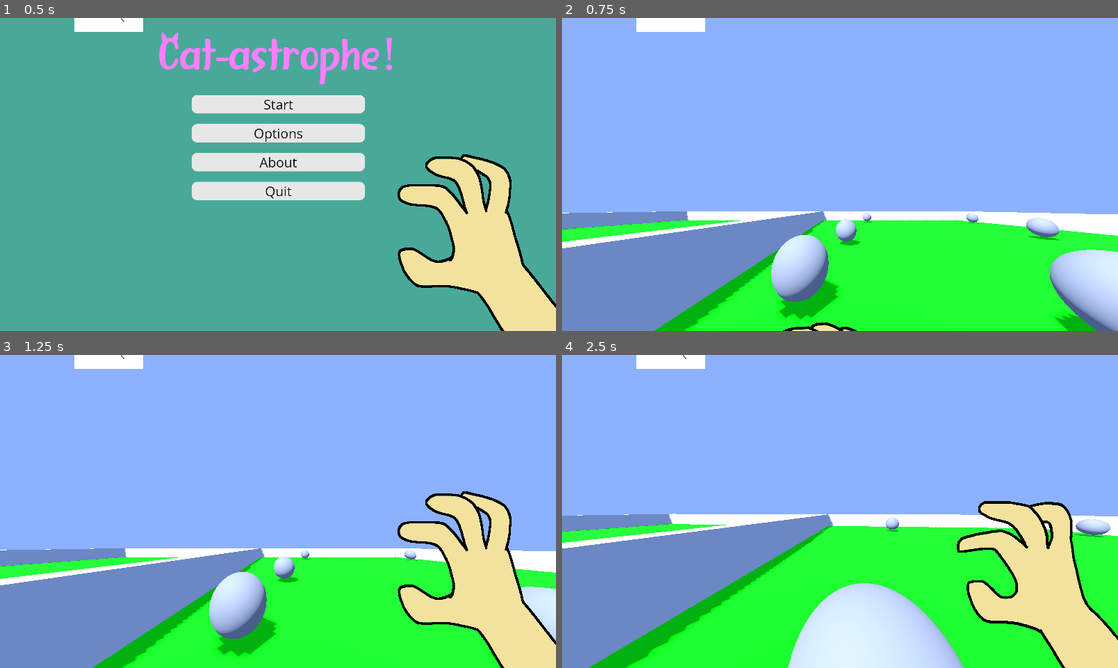
Above: before the commit, frames 1-4 (two rows, left to right).
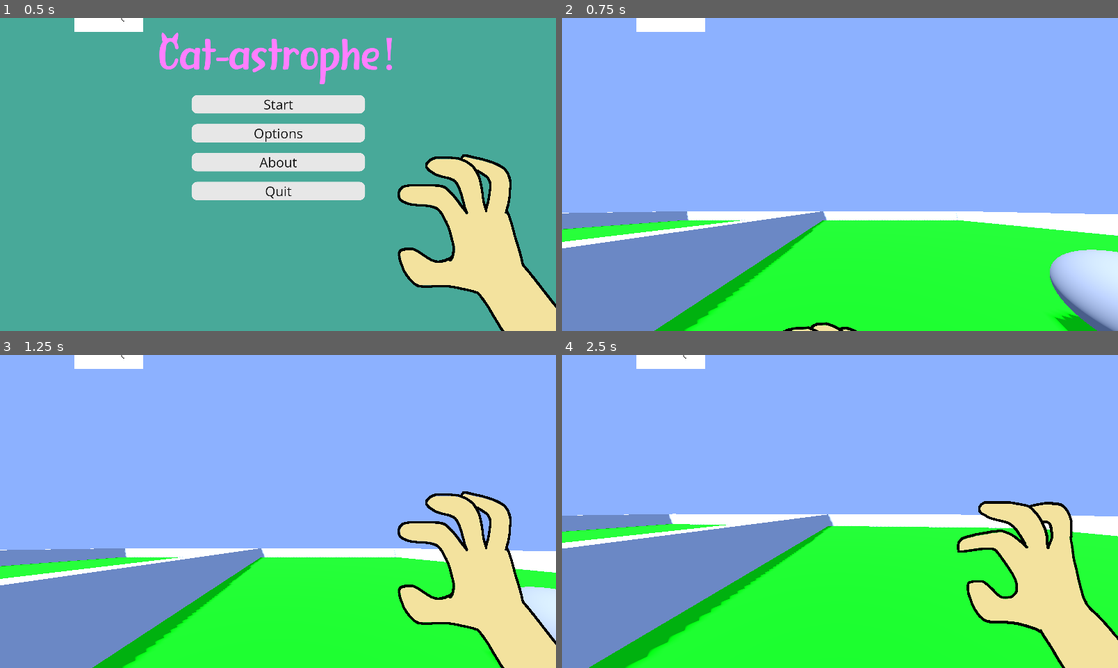
Above: after the commit, the same moments.

Repository: Agent-Maxwell/LudumDare56
Game: Godot game, scene res://world.tscn
Same seed, same stepped clock (60 frames per second), same inputs: the game is played once before the commit and once after it.
Inputs (mouse positions are in pixels of both pictures, inside the frame that each line leads up to):
- Up to frame 1 (0.5 s): no input
- Up to frame 2 (0.75 s): click "Start" at 0.5 s
- Up to frame 3 (1.25 s): no input
- Up to frame 4 (2.5 s): move the mouse to (867, 511) at 1.27 s; hold W (move_forwards) from 1.28 s (still down); click (867, 511) at 1.35 s; tap Space (jump) at 1.52, 2.27 s; move the mouse to (812, 511) at 2.02 s; right-click (812, 511) at 2.1 s

Frame 1 is identical in both runs. In frame 2, 3.0% of the frame differs, in the area x 37-90%, y 62-97%; in frame 3, 2.7%; in frame 4, 6.4%, in the area x 40-99%, y 52-100%.

Commit message:
level progression working

Diff:
--- a/level_data.gd
+++ b/level_data.gd
@@ -1,7 +1,7 @@
 extends Node
 
 #amount of cats for each level
-var catAmount = [10,15,20]
+var catAmount = [1,2,5]
 
 #obstacles to unhide for each level
 #format [array0(level 0)[obstaclename1, obstaclename2, etc], array1(level 1)[obstaclename1, obstaclename2, etc], [etc]]
--- a/world.gd
+++ b/world.gd
@@ -1,18 +1,18 @@
 extends Node3D
 
 #the side we are on, and the side we are throwing the cats to
-var currentSide = "A"
-var goalSide = "B"
+var currentSide = "B"
+var goalSide = "A"
 
 #initialize the cat checkers
 var current = null
 var goal = null
 
 #initialize the level tracker
-var level = 0
+var level = -1
 
 #amount of cats to get to other side
-var catAmount = 10
+var catAmount = 1
 
 # Called when the node enters the scene tree for the first time.
 func _ready():
@@ -32,7 +32,9 @@
 func _process(delta):
 	#if the amount of cats in the goal yard is equal to the amount of cats, we can move to the next level
 	if goal.catAmount == catAmount:
-		pass
+		next_level()
+
+
 #sets up the variables for the new level
 func level_start():
 	#grab the cat checkers
@@ -48,9 +50,21 @@
 func next_level():
 	#increment the level counter
 	level +=1
+
 	#update the amount of cats
+	catAmount = $levelData.catAmount[level]
+
+	#swap the cuurrent and goal sides
+	var temp = currentSide
+	currentSide = goalSide
+	goalSide = temp
+
 	#move the players position
+
 	#unhide obstacles/hazards
+	for i in $levelData.obstacles[level].size():
+		find_child($levelData.obstacles[level][i]).show()
+
 	#play level specific dialogue
 
 
Not shown, added: wor21A7.tmp
Not shown, added: wor6237.tmp
